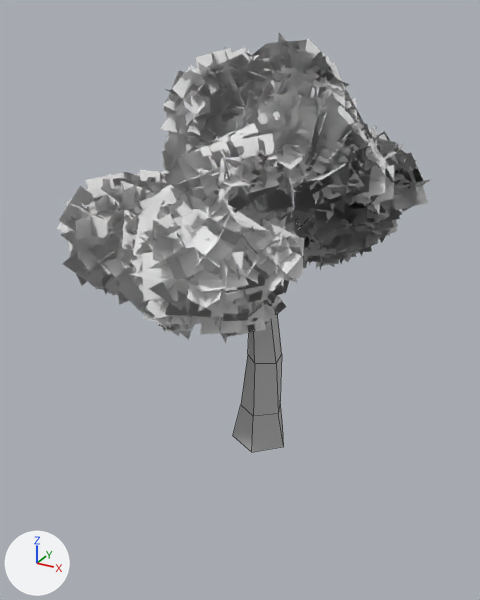
A saved change to the FBX model Assets/Assets/_Models/nature/tree3.fbx.
Before and after are seen from a 50 mm camera at (6.68, -13.99, 10.74) aimed at (-0.59, -0.78, 4.13). Every picture has the same lights, and +X, +Y and +Z are marked at lower left. Mesh edges are drawn as thin lines on the coarser meshes. Where no turn or scale is listed for an object, it has been applied to the vertices.

The scene before the commit, as lines of its bpy script (objects in view):
```python
me_mesh_004 = bpy.data.meshes.new('Mesh.004')
me_mesh_004.from_pydata(...)  # 150 vertices, 130 faces; spans x -1.28..1.58, y -0.88..1.89, z 0.01..7.9
me_mesh_004.materials.append(mat_lambert1_003)  # grey #bcbcbc
me_plane_001 = bpy.data.meshes.new('Plane.001')
me_plane_001.from_pydata(...)  # 13680 vertices, 3420 faces; spans x -4.61..2.67, y -5.47..2.69, z -4.56..1.66
me_plane_001.materials.append(mat_leaves)
ob_leaves_002 = bpy.data.objects.new('leaves.002', me_plane_001)
ob_leaves_002.location = (0.45, 1.03, 8.59)
ob_trunk3 = bpy.data.objects.new('Trunk3', me_mesh_004)
ob_trunk3.location = (-0.16, -0.4, 0.0)
```
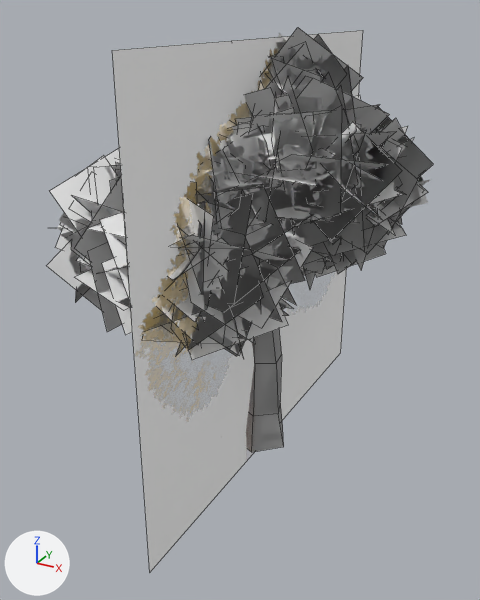
Edits to the bpy script that builds the scene:
```text
Add img_tree3lod2_png:
    img_tree3lod2_png = load_image('tree3LOD2.png', '../Trees/tree3LOD2.png', 500, 500, 'Non-Color')
Add mat_tree3lod2:
    mat_tree3lod2 = bpy.data.materials.new('tree3lod2')
    # uses the picture img_tree3lod2_png
Add me_plane_005:
    me_plane_005.from_pydata(...)  # 2400 vertices, 600 faces; spans x -3.06..4.41, y -2.09..6.88, z -1.55..5.25
    me_plane_005.materials.append(mat_leaves)
Add me_mesh_009:
    me_mesh_009.from_pydata(...)  # 4 vertices, 1 face; spans x 0.0, y -5.53..5.53, z -5.11..5.11
    me_mesh_009.materials.append(mat_tree3lod2)
Add ob_leaves3_lod1:
    ob_leaves3_lod1 = bpy.data.objects.new('Leaves3_LOD1', me_plane_005)
    ob_leaves3_lod1.location = (-1.18, -2.85, 5.12)
Add ob_trunk3_lod1:
    ob_trunk3_lod1 = bpy.data.objects.new('Trunk3_LOD1', me_mesh_004.copy())  # the mesh of ob_trunk3
    ob_trunk3_lod1.location = (-0.16, -0.4, 0.0)
Add ob_fulltree3_lod2:
    ob_fulltree3_lod2 = bpy.data.objects.new('Fulltree3_LOD2', me_mesh_009)
    ob_fulltree3_lod2.location = (0.0, -0.22, 5.06)
```

Boxes [x1, y1, x2, y2] around the edits, measured in the pictures (480 x 600 px):
'Fulltree3_LOD2', added: after [112, 30, 363, 572]
'Leaves3_LOD1', added: after [47, 28, 433, 360]
'Trunk3_LOD1', added: after [246, 329, 284, 452]
'leaves.002', unchanged, covered by the edit: before [57, 33, 432, 343]; after [58, 33, 432, 324]
'Trunk3', unchanged, covered by the edit: before [233, 220, 301, 452]
